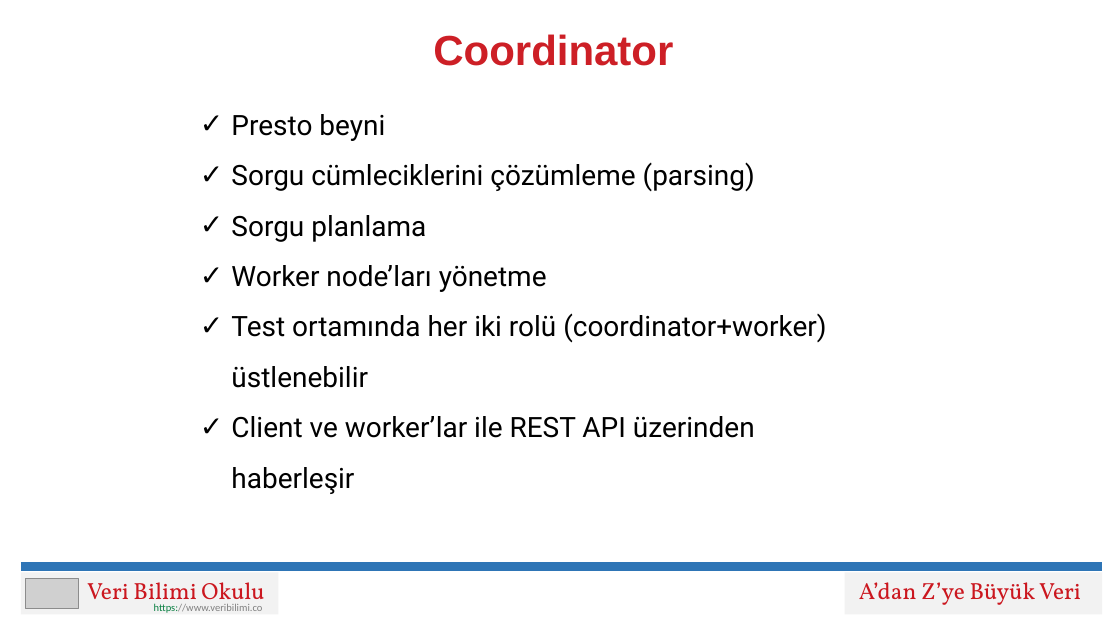
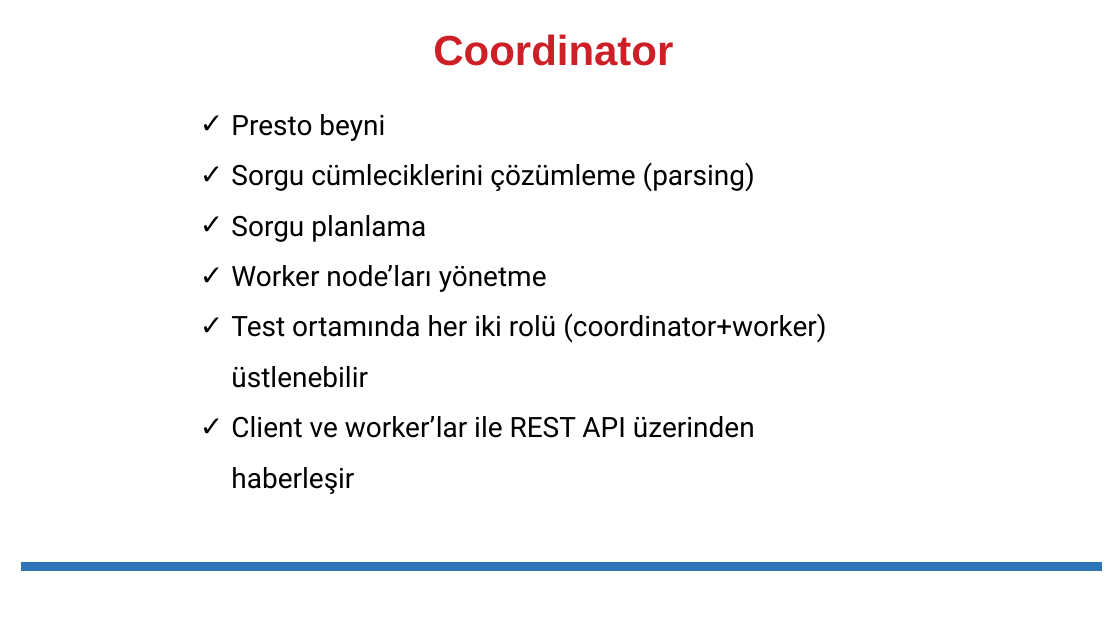
Before and after one commit to veribilimiokulu/udemy-hadoop-buyukveri-egitimi, a slide deck: slide 8 of 04-Buyuk-Veri-Sorgulama/05_presto.pptx. Drawn at 1120x630 pixels with LibreOffice and Linux fonts; fonts in the diff are those of the drawing; grey boxes stand for pictures. Boxes give left, top, right and bottom in pixels: in the first picture for what was removed or moved away, otherwise in the second. Text is boxed around its words. In the diff, an @@ line names an element or a change of style, - is before the commit and + after.

```diff
--- a/04-Buyuk-Veri-Sorgulama/05_presto.pptx
+++ b/04-Buyuk-Veri-Sorgulama/05_presto.pptx
@@ rectangle removed at <box>845,572,1102,614</box> @@
@@ text removed at <box>859,582,1081,605</box> @@
-A’dan Z’ye Büyük Veri
@@ group removed at <box>21,572,278,614</box>: 2 texts, 1 rectangle, 1 picture @@
-Veri Bilimi Okulu
-https://www.veribilimi.co
```
Also in this commit, not shown: 14 other slides changed, 29 other files.
